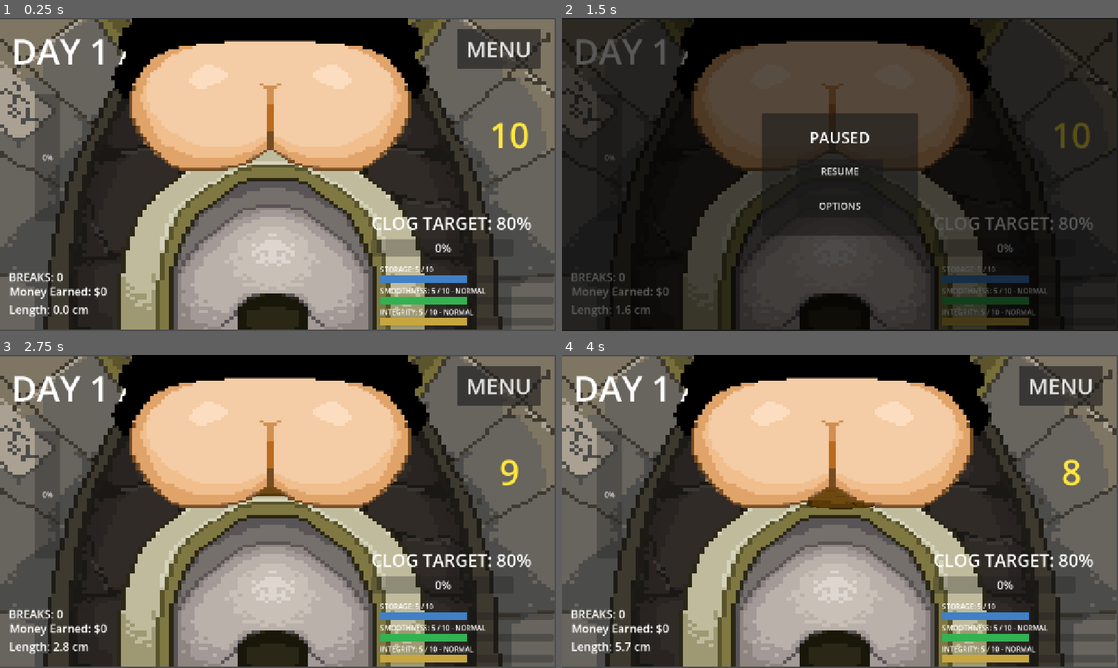
Above: before the commit, frames 1-4 (two rows, left to right).
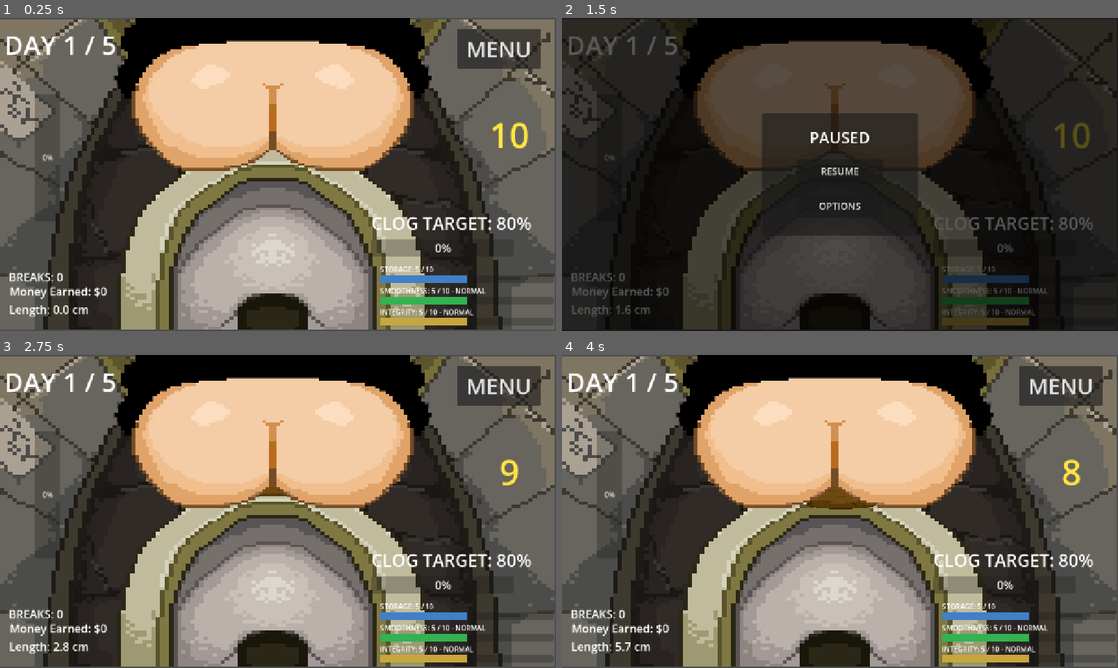
Above: after the commit, the same moments.

Repository: SaltedFishyy/GMTK-game-jam
Game: Godot game, scene res://scenes/toilet.tscn
The game is run twice, just before and just after one commit, with the same random seed, the same clock (stepped at 60 frames per second) and the same inputs. The engine's default icon, where the game draws it, is replaced by a stand-in: a white triangle on a blue panel in a dark square.
Inputs (mouse positions are in pixels of both pictures, inside the frame that each line leads up to):
- Up to frame 1 (0.25 s): no input
- Up to frame 2 (1.5 s): tap Enter at 0.5 s; move the mouse to (962, 158) at 0.52 s; click (962, 158) at 0.67 s; tap Space at 0.77 s; click "MENU" at 1.25 s
- Up to frame 3 (2.75 s): click "RESUME" at 2 s
- Up to frame 4 (4 s): move the mouse to (728, 527) at 2.77 s; click (728, 527) at 2.92 s; tap Space at 3.02 s; move the mouse to (895, 442) at 3.52 s; click (895, 442) at 3.67 s

The runs differ from the first frame. In frame 1, 2.6% of the frame differs, in the area x 1-78%, y 0-49%; in frame 2, 1.5%; in frame 3, 2.6%; in frame 4, 2.6%.

Commit message:
resources

Diff:
--- a/gamejam/scenes/shop.tscn
+++ b/gamejam/scenes/shop.tscn
@@ -12,16 +12,6 @@
 grow_horizontal = 2
 grow_vertical = 2
 script = ExtResource("1_script")
-
-[node name="Background" type="ColorRect" parent="." unique_id=1855759412]
-layout_mode = 1
-anchors_preset = 15
-anchor_right = 1.0
-anchor_bottom = 1.0
-grow_horizontal = 2
-grow_vertical = 2
-mouse_filter = 2
-color = Color(0.5372549, 0.28235295, 0.17254902, 1)
 
 [node name="ShopTitleLabel" type="Label" parent="." unique_id=1397661078]
 layout_mode = 0
--- a/gamejam/scenes/toilet.tscn
+++ b/gamejam/scenes/toilet.tscn
@@ -19,7 +19,7 @@
 
 [node name="ButtPlaceholder" type="Sprite2D" parent="." unique_id=1973851698]
 z_index = 1
-position = Vector2(630, 182)
+position = Vector2(636, 182)
 scale = Vector2(0.81282866, 0.6111577)
 texture = ExtResource("3_ca85b")
 
@@ -61,11 +61,11 @@
 text = "Money Earned: $0"
 
 [node name="DayLabel" type="Label" parent="." unique_id=549327707]
-offset_left = 26.0
-offset_top = 21.0
-offset_right = 371.0
-offset_bottom = 131.0
-theme_override_font_sizes/font_size = 80
+offset_left = -33.0
+offset_top = 20.0
+offset_right = 312.0
+offset_bottom = 130.0
+theme_override_font_sizes/font_size = 60
 text = "DAY 1 / 5"
 horizontal_alignment = 1
 
Renamed: gamejam/scenes/TestSHIT.png -> gamejam/scenes/resources/TestSHIT.png
Not shown, changed: gamejam/scenes/resources/TestSHIT.png.import
Renamed: gamejam/scenes/Testbackground.png -> gamejam/scenes/resources/Testbackground.png
Not shown, changed: gamejam/scenes/resources/Testbackground.png.import
Renamed: gamejam/scenes/Testbutt.png -> gamejam/scenes/resources/Testbutt.png
Not shown, changed: gamejam/scenes/resources/Testbutt.png.import
